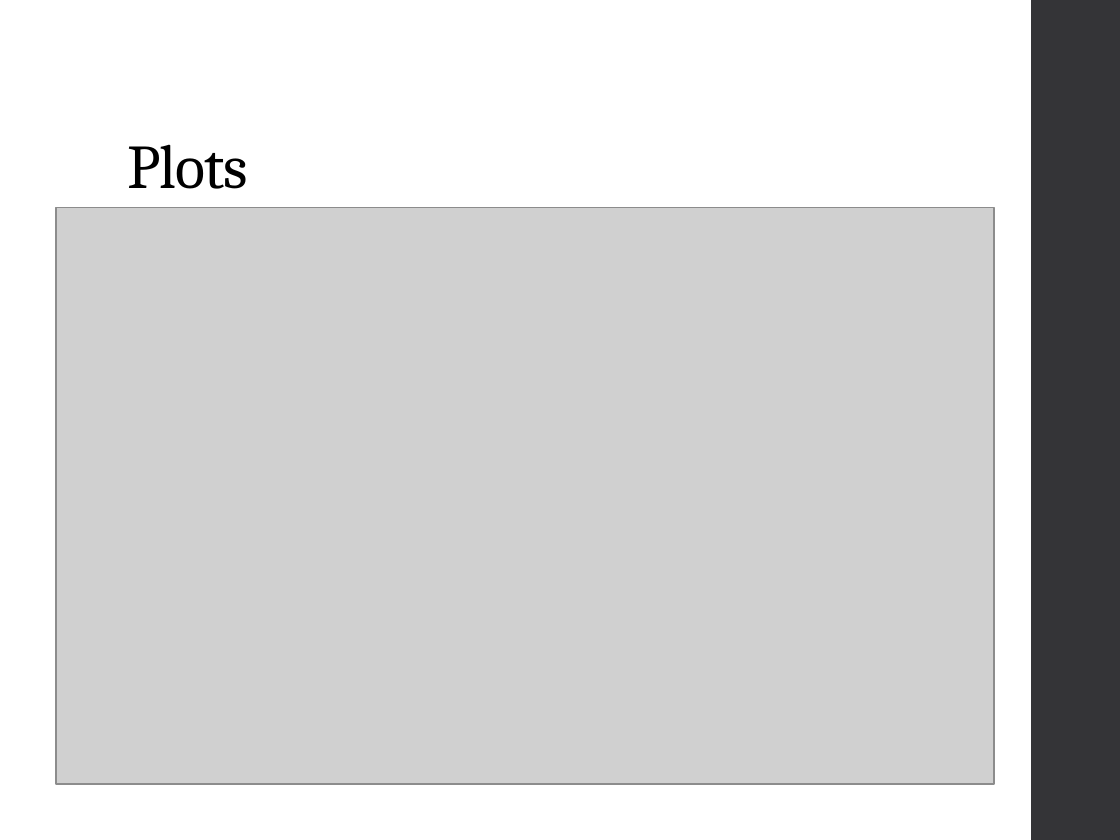
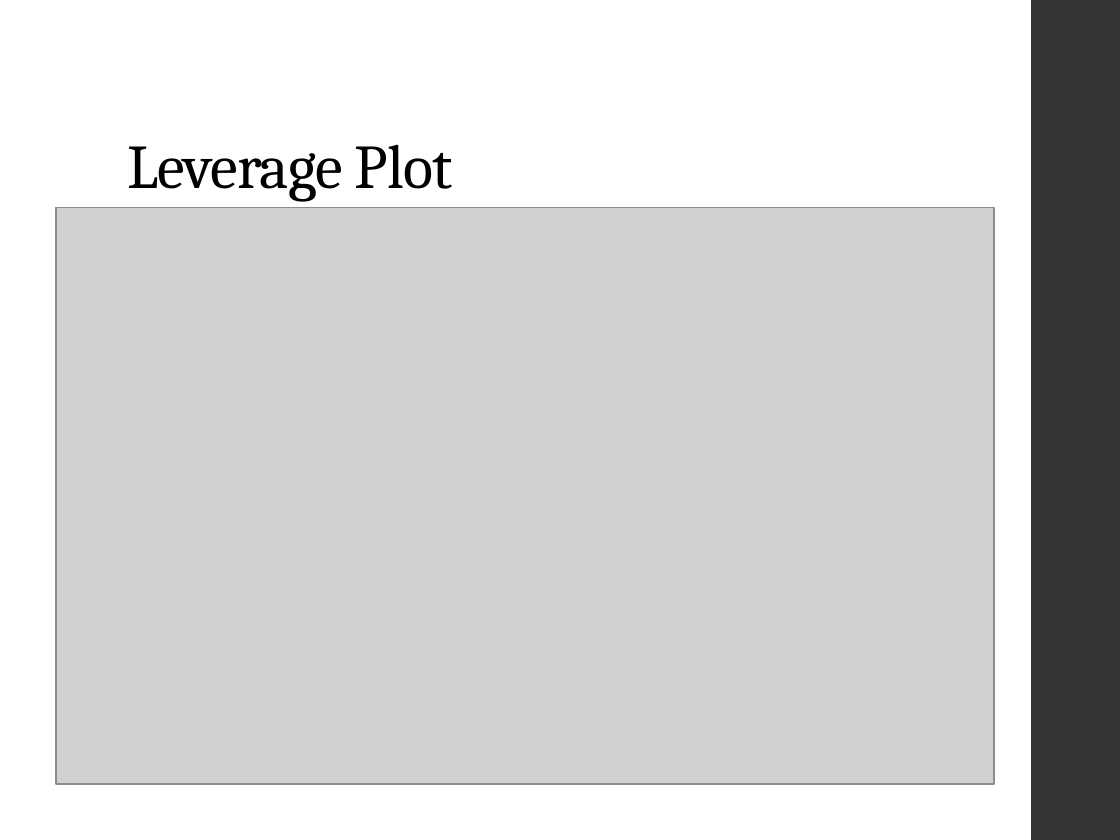
Before and after one commit to ncss-tech/stats_for_soil_survey, a slide deck: slide 16 of presentations/linear_regression/Linear_regression.pptx. Drawn at 1120x840 pixels with LibreOffice and Linux fonts; fonts in the diff are those of the drawing; grey boxes stand for pictures. Boxes give left, top, right and bottom in pixels: in the first picture for what was removed or moved away, otherwise in the second. Text is boxed around its words. In the diff, an @@ line names an element or a change of style, - is before the commit and + after.

```diff
--- a/presentations/linear_regression/Linear_regression.pptx
+++ b/presentations/linear_regression/Linear_regression.pptx
@@ title at (127,144,453,202): text changed @@
-Plots
+Leverage Plot
```
Also in this commit, not shown: 3 other slides changed, 1 slide added, 1 slide removed.
